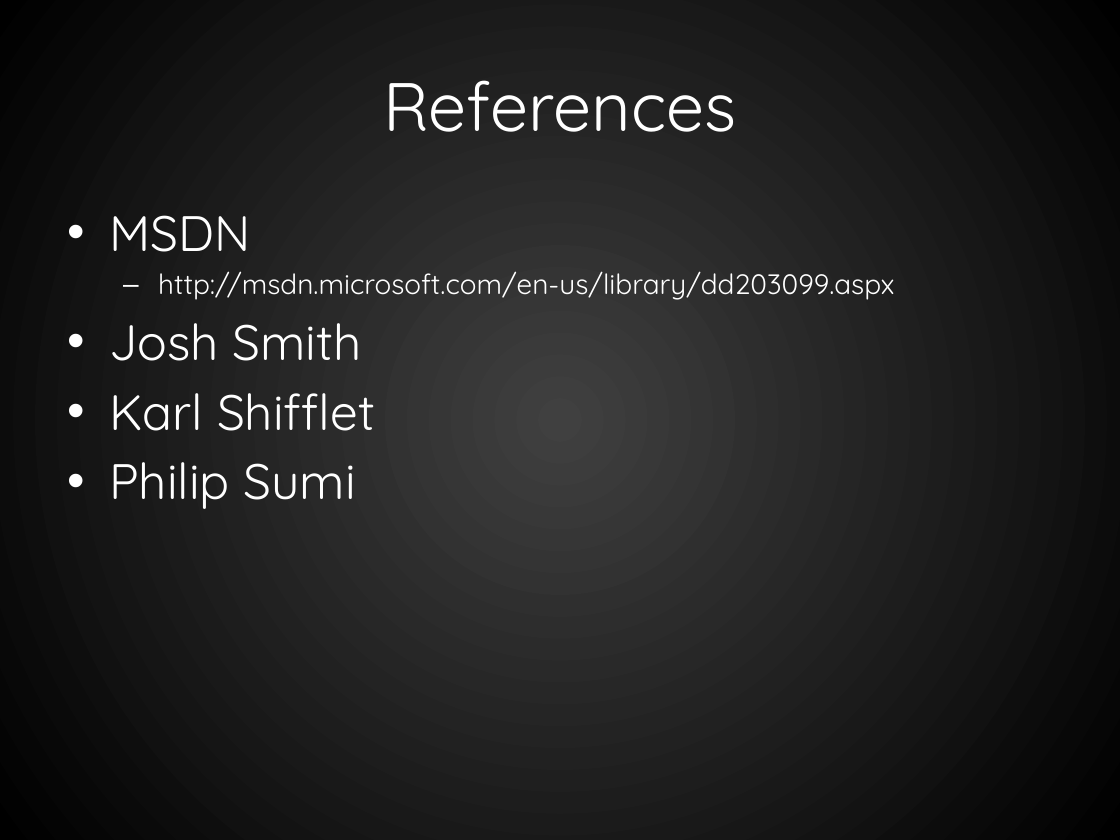
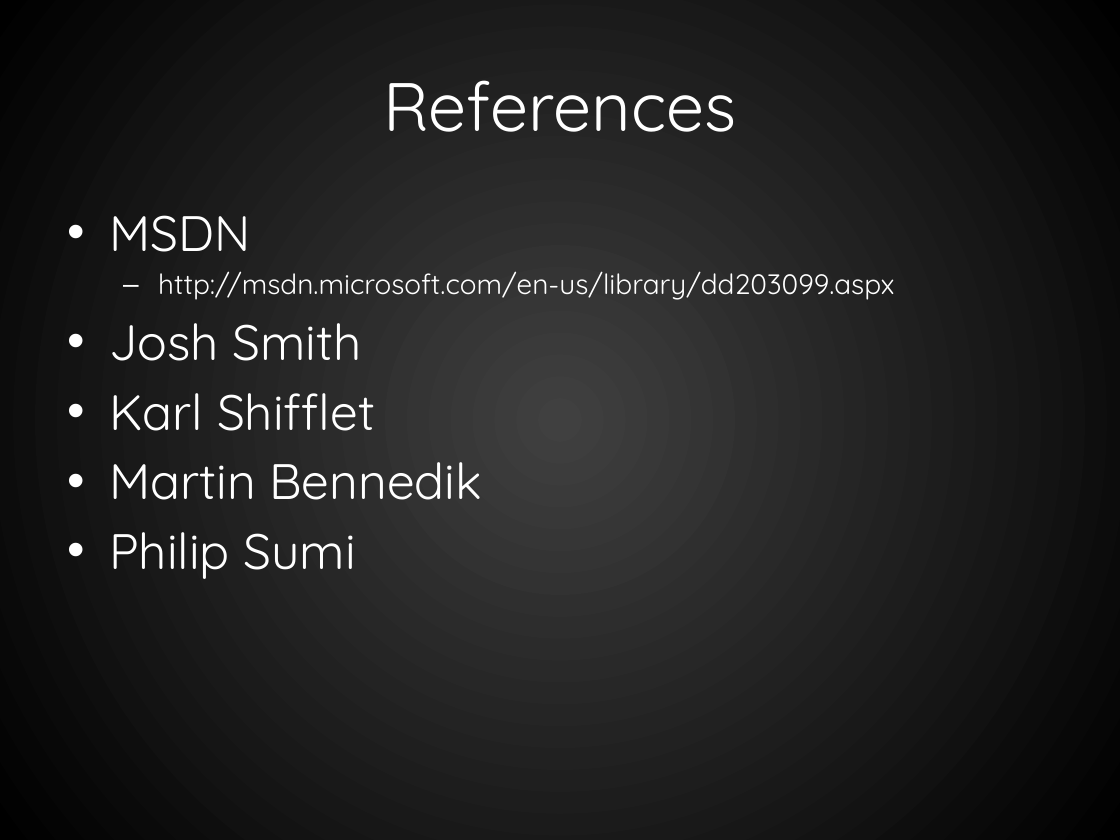
Before and after one commit to RookieOne/WPF-Input-Validation, a slide deck: slide 52 of WPF Validation.pptx (slide 43 before the commit). Drawn at 1120x840 pixels with LibreOffice and Linux fonts; fonts in the diff are those of the drawing. Boxes give left, top, right and bottom in pixels: in the first picture for what was removed or moved away, otherwise in the second. Text is boxed around its words. In the diff, an @@ line names an element or a change of style, - is before the commit and + after.

```diff
--- a/WPF Validation.pptx
+++ b/WPF Validation.pptx
@@ text at (109, 462, 482, 500): paragraph added @@
+• Martin Bennedik
```
Also in this commit, not shown: 12 other slides changed, 10 slides added, 1 slide removed, 6 other files.
